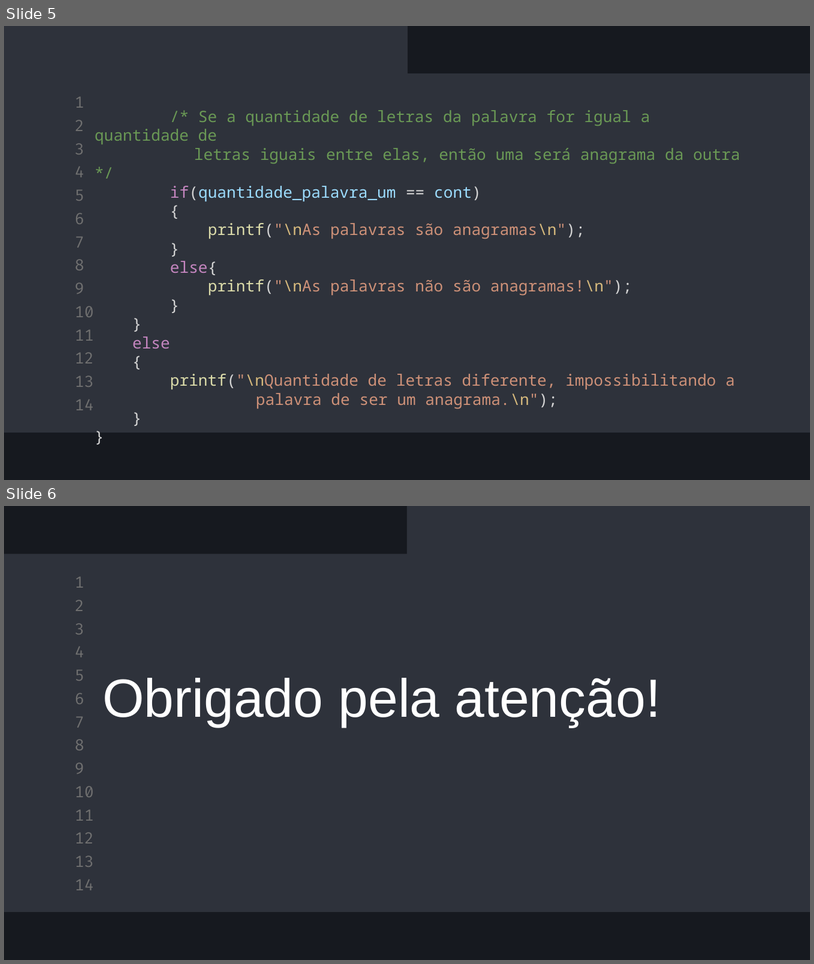
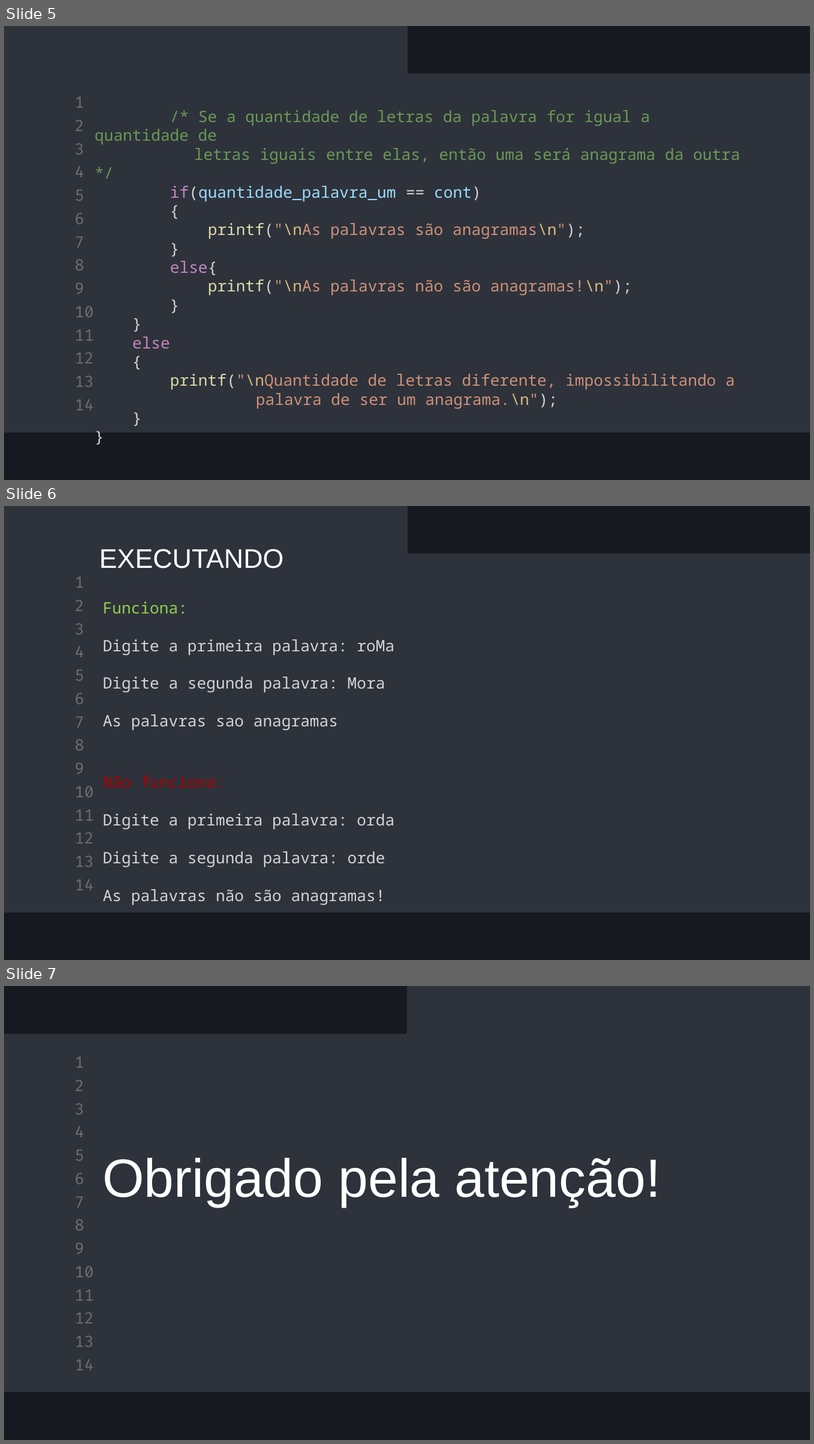
Before and after one commit to RodrigoEduardo347/exercicios-em-c, a slide deck: alg2-ex-propostos-3/ex-proposto-2/exercicio2.pptx. Shown one above the other, each under a label of ours: slides 5 and 6 before the commit, slides 5, 6 and 7 after it. The pictures are 814x964 and 814x1444 pixels, drawn with LibreOffice and Linux fonts; fonts in the diff are those of the drawing. Boxes give left, top, right and bottom in pixels: in the first picture for what was removed or moved away, otherwise in the second. Text is boxed around its words. In the diff, an @@ line names an element or a change of style, - is before the commit and + after.

```diff
--- a/alg2-ex-propostos-3/ex-proposto-2/exercicio2.pptx
+++ b/alg2-ex-propostos-3/ex-proposto-2/exercicio2.pptx
@@ slide 6 added at box(4, 506, 810, 960), background #16191F; not listed: 16 template elements that a slide beside it also shows @@
@@ text added at box(99, 549, 284, 568), 24 pt, text #FFFFFF @@
+EXECUTANDO
@@ text added at box(103, 601, 395, 730), 14 pt, text #D4D4D4 @@
+Funciona:
+Digite a primeira palavra: roMa
+Digite a segunda palavra: Mora
+As palavras sao anagramas
@@ text added at box(103, 775, 395, 905), 14 pt, text #D4D4D4 @@
+Não funciona:
+Digite a primeira palavra: orda
+Digite a segunda palavra: orde
+As palavras não são anagramas!
@@ what was slide 6 is now slide 7 @@
```
Also in this commit, not shown: 1 slide changed, 6 other files.
